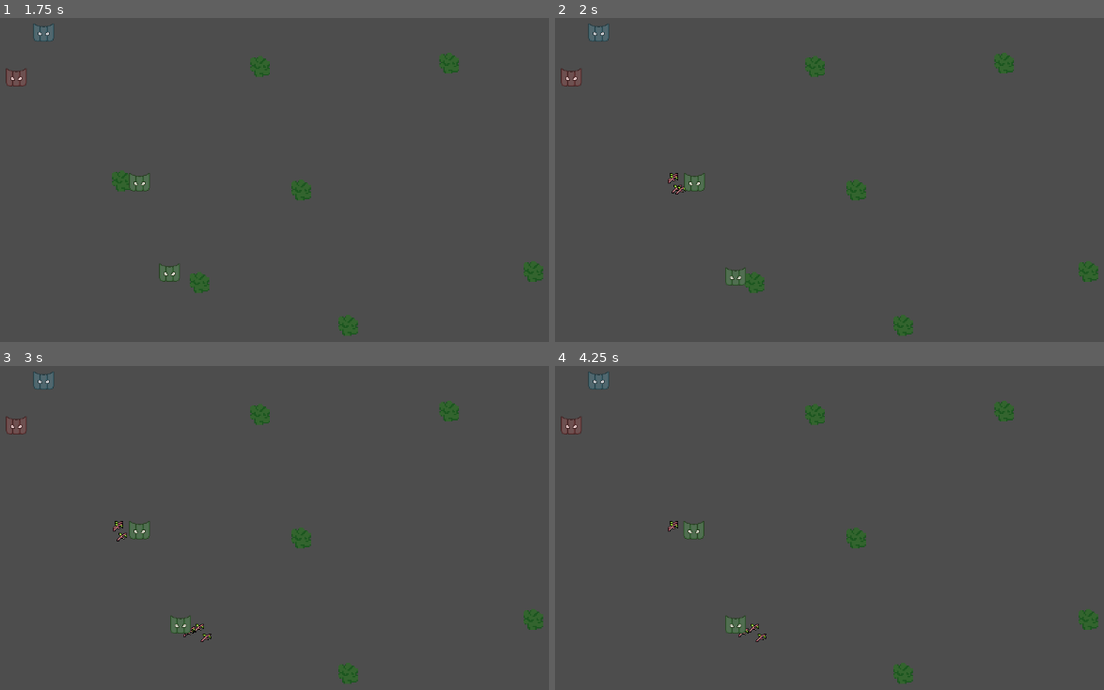
Above: before the commit, frames 1-4 (two rows, left to right).
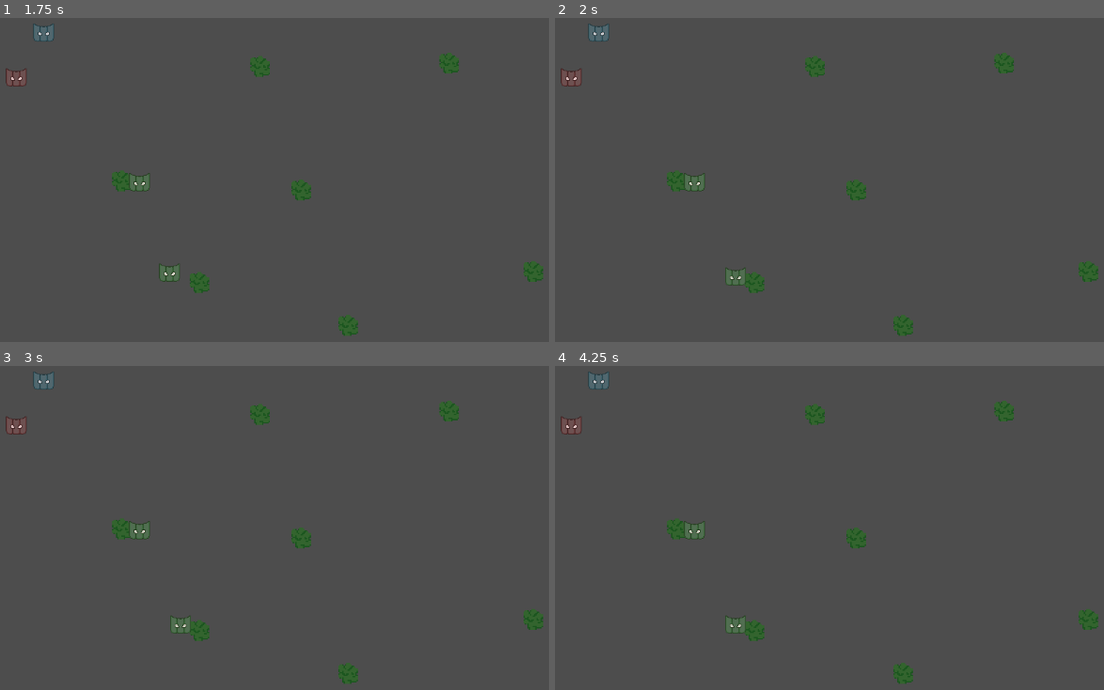
Above: after the commit, the same moments.

Repository: Kayno0o/gwj-86-godot
Game: Godot game, scene res://stages/game/game.tscn
The game is run twice, just before and just after one commit, with the same random seed, the same clock (stepped at 60 frames per second) and the same inputs.
Inputs:
- Up to frame 1 (1.75 s): no input
- Up to frame 2 (2 s): no input
- Up to frame 3 (3 s): tap Enter at 2.75 s
- Up to frame 4 (4.25 s): tap Space at 3.5 s

Frame 1 is identical in both runs. In frame 2, 0.2% of the frame differs, in the area x 20-24%, y 47-55%; in frame 3, 0.4%; in frame 4, 0.4%, in the area x 20-39%, y 47-86%.

Commit message:
feat: refactor mask targetting

Diff:
--- a/entities/mask/mask.gd
+++ b/entities/mask/mask.gd
@@ -11,6 +11,7 @@
 @export var inventory_size: int = 1
 @export var check_cooldown: float = 2.0
 @export var pickup_distance: float = 30.0
+@export var attack_distance: float = 30.0
 
 @onready var collision_shape: CollisionShape2D = $CollisionShape2D
 
@@ -51,34 +52,11 @@
 func get_mask_name() -> String:
 	return mask_name
 
-func find_nearest(targets: Array):
-	if targets.is_empty():
-		return
-
-	var nearest_target = null
-	var nearest_distance = INF
-
-	for target in targets:
-		if target.is_targeted && target != current_target:
-			continue
-
-		var distance = global_position.distance_to(target.global_position)
-		if distance < nearest_distance:
-			nearest_distance = distance
-			nearest_target = target
-
-	if nearest_target:
-		if current_target:
-			current_target.is_targeted = false
-
-		current_target = nearest_target
-		current_target.is_targeted = true
-
 func find_target():
 	return
 
-func on_pickup():
-	return
+func on_check_distance(_distance: float) -> bool:
+	return false
 
 func move_to_target():
 	if not current_target or not is_instance_valid(current_target):
@@ -86,11 +64,9 @@
 		return
 
 	var direction = (current_target.global_position - global_position).normalized()
-	var distance = global_position.distance_to(current_target.global_position)
+	var distance: float = global_position.distance_to(current_target.global_position)
 
-	if distance < pickup_distance:
-		velocity = Vector2.ZERO
-		on_pickup()
+	if on_check_distance(distance):
 		return
 
 	velocity = direction * movement_speed
--- a/entities/mask/mask_green/mask_green.gd
+++ b/entities/mask/mask_green/mask_green.gd
@@ -14,12 +14,17 @@
 	find_target()
 
 func _on_damage_timer_timeout():
-	if current_target and is_instance_valid(current_target):
-		var distance = global_position.distance_to(current_target.global_position)
-		if distance < pickup_distance:
-			current_target.on_damage(attack)
-		else:
-			damage_timer.stop()
+	if current_target == null or not is_instance_valid(current_target):
+		return
+
+	if is_instance_of(current_target, ResourceProps):
+		return
+
+	var distance = global_position.distance_to(current_target.global_position)
+	if distance < pickup_distance:
+		current_target.on_damage(attack)
+	else:
+		damage_timer.stop()
 
 func find_target():
 	var targets = get_tree().get_nodes_in_group("trees")
@@ -27,17 +32,29 @@
 
 	targets.append_array(items)
 
-	find_nearest(targets)
+	var valid_current = current_target if is_instance_valid(current_target) else null
+	current_target = Utils.get_nearest(targets, valid_current, global_position)
 
 	if check_timer.is_stopped():
 		check_timer.start(check_cooldown)
 
-func on_pickup():
-	if is_instance_of(current_target, Item):
-		current_target.queue_free()
-		current_target = null
-		return
+func on_check_distance(distance: float) -> bool:
+	if is_instance_of(current_target, Item) and distance < pickup_distance:
+		velocity = Vector2.ZERO
+		on_touch_item()
+		return true
 
-	if is_instance_of(current_target, ResourceProps):
-		if damage_timer.is_stopped():
-			damage_timer.start(attack_speed)
+	if is_instance_of(current_target, ResourceProps) and distance < attack_distance:
+		velocity = Vector2.ZERO
+		on_touch_resource()
+		return true
+
+	return false
+
+func on_touch_item():
+	current_target.queue_free()
+	current_target = null
+
+func on_touch_resource():
+	if damage_timer.is_stopped():
+		damage_timer.start(attack_speed)
--- a/project.godot
+++ b/project.godot
@@ -19,6 +19,7 @@
 
 ItemType="*res://scripts/ItemType.gd"
 MaskTask="*res://scripts/MaskTask.gd"
+Utils="*res://scripts/Utils.gd"
 
 [rendering]
 
--- /dev/null
+++ b/scripts/Utils.gd
@@ -0,0 +1,29 @@
+extends Node
+
+func get_nearest(targets: Array, current: Node, global_position: Vector2) -> Node:
+	if targets.is_empty():
+		return
+
+	var nearest_target = null
+	var nearest_distance = INF
+
+	for target in targets:
+		if not is_instance_valid(target):
+			continue
+
+		if target.is_targeted && target != current:
+			continue
+
+		var distance = global_position.distance_to(target.global_position)
+		if distance < nearest_distance:
+			nearest_distance = distance
+			nearest_target = target
+
+	if nearest_target:
+		if current and is_instance_valid(current):
+			current.is_targeted = false
+		nearest_target.is_targeted = true
+
+		return nearest_target
+
+	return null
Not shown, added: scripts/Utils.gd.uid
